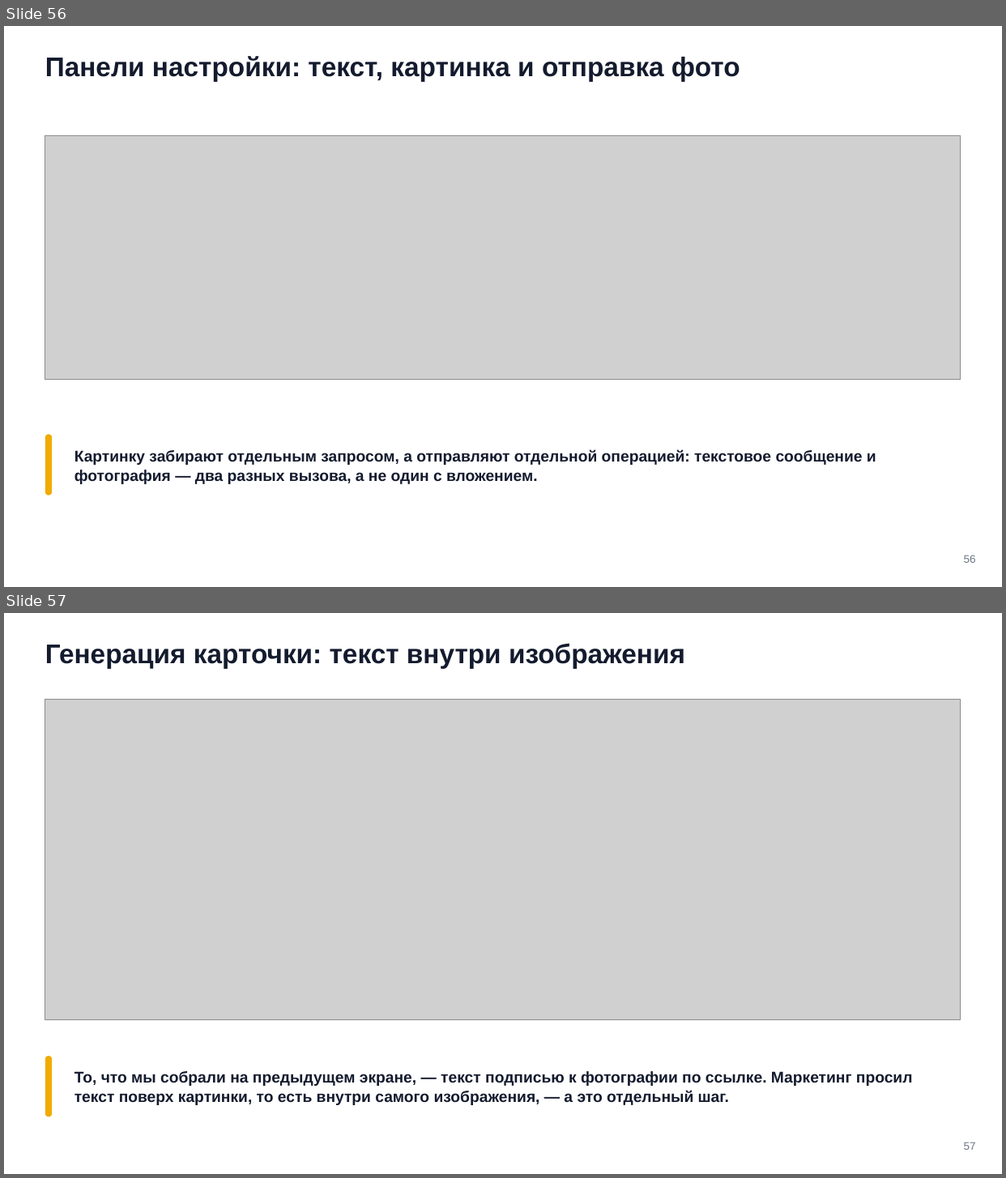
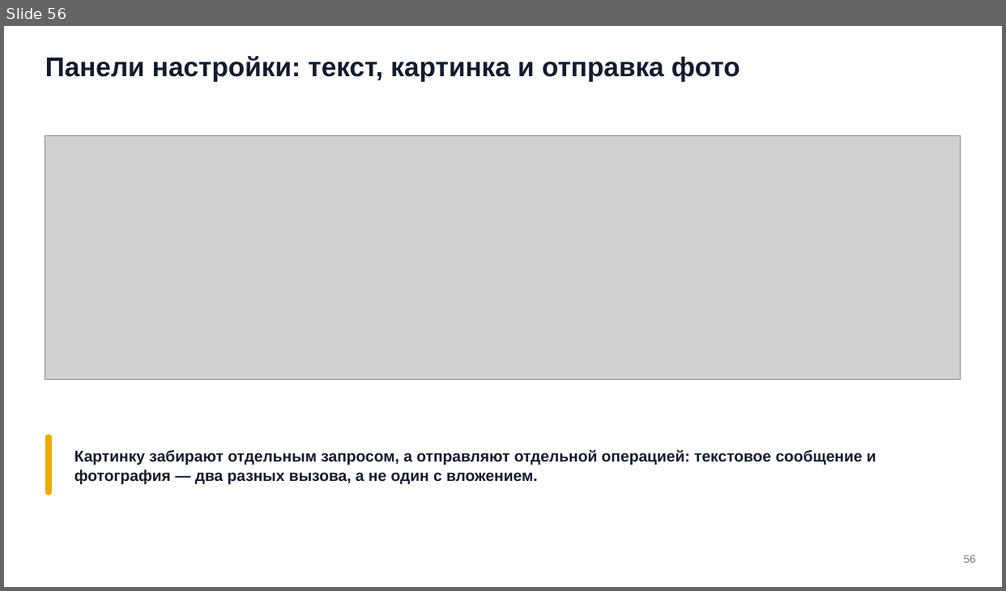
Before and after one commit to tellina-study/AI-usage-lessons, a slide deck: library/seminars/sem-08/rendered/sem-08.pptx. Shown one above the other, each under a label of ours: slides 56 and 57 before the commit, slide 56 after it. The pictures are 1006x1178 and 1006x591 pixels, drawn with LibreOffice and Linux fonts; fonts in the diff are those of the drawing; grey boxes stand for pictures. Boxes give left, top, right and bottom in pixels: in the first picture for what was removed or moved away, otherwise in the second. Text is boxed around its words. In the diff, an @@ line names an element or a change of style, - is before the commit and + after.

```diff
--- a/library/seminars/sem-08/rendered/sem-08.pptx
+++ b/library/seminars/sem-08/rendered/sem-08.pptx
@@ slide 57 removed at bbox=[4, 613, 1002, 1174], background #FFFFFF @@
@@ text removed at bbox=[45, 643, 685, 669] @@
-Генерация карточки: текст внутри изображения
@@ picture removed at bbox=[45, 699, 961, 1020] @@
@@ rounded rectangle removed at bbox=[45, 1056, 52, 1118] @@
@@ text removed at bbox=[74, 1071, 913, 1105] @@
-То, что мы собрали на предыдущем экране, — текст подписью к фотографии по ссылке. Маркетинг просил текст поверх картинки, то есть внутри самого изображения, — а это отдельный шаг.
@@ text removed at bbox=[964, 1143, 976, 1150] @@
-57
```
Also in this commit, not shown: 11 slides changed, 3 slides added, 1 other slide removed, 25 other files.
